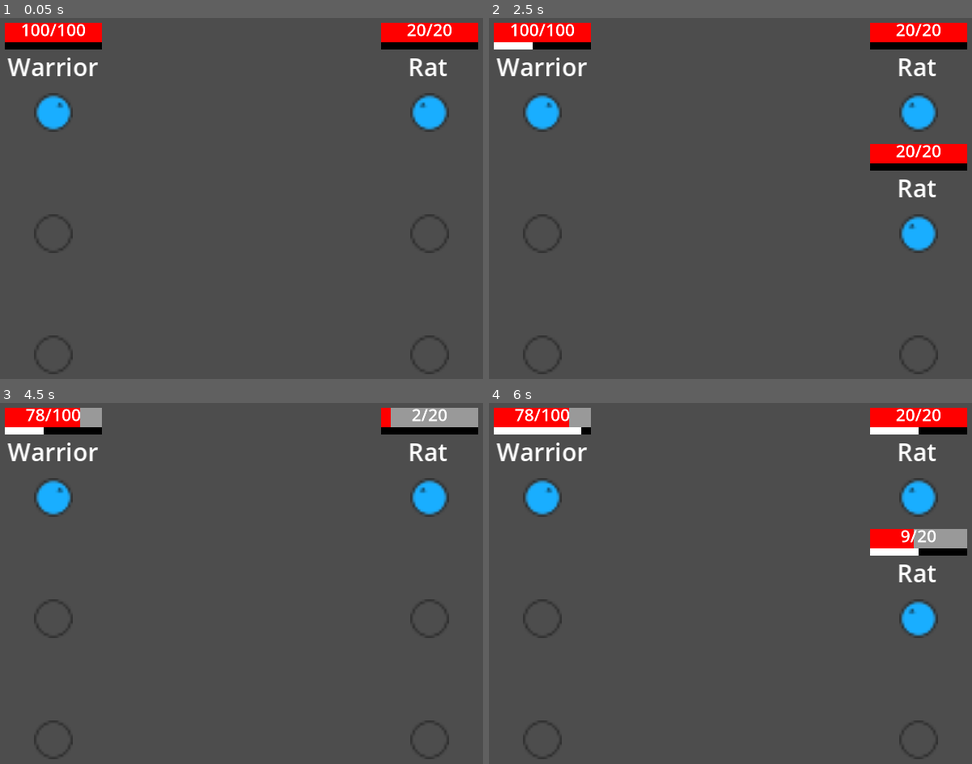
Above: before the commit, frames 1-4 (two rows, left to right).
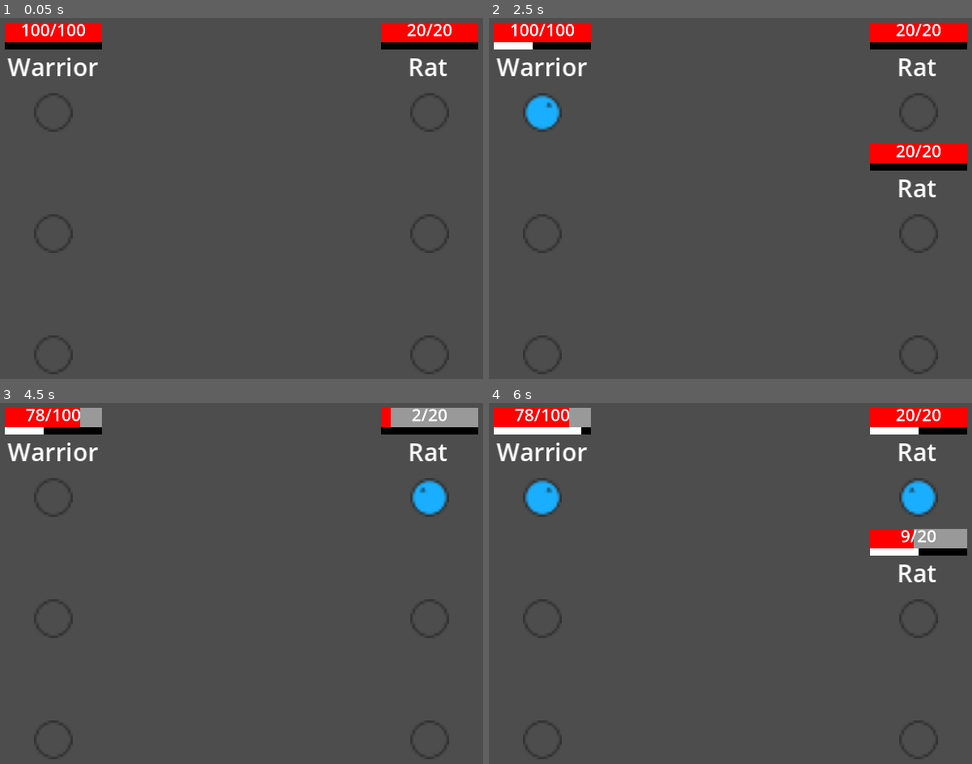
Above: after the commit, the same moments.

Repository: mathew-tran/simple-rpg
Game: Godot game, scene res://Levels/Main.tscn
Same seed, same stepped clock (60 frames per second), same inputs: the game is played once before the commit and once after it.
Inputs:
- Up to frame 1 (0.05 s): no input
- Up to frame 2 (2.5 s): no input
- Up to frame 3 (4.5 s): no input
- Up to frame 4 (6 s): no input

The runs differ from the first frame. In frame 1, 1.1% of the frame differs, in the area x 7-93%, y 21-32%; in frame 2, 1.1%; in frame 3, 0.6%; in frame 4, 0.6%.

Commit message:
show rough hit effect

Diff:
--- a/Prefabs/Unit.tscn
+++ b/Prefabs/Unit.tscn
@@ -94,4 +94,8 @@
 wait_time = 0.1
 autostart = true
 
+[node name="HitTimer" type="Timer" parent="."]
+wait_time = 0.1
+
 [connection signal="timeout" from="PollTimer" to="." method="_on_poll_timer_timeout"]
+[connection signal="timeout" from="HitTimer" to="." method="_on_hit_timer_timeout"]
--- a/Scripts/Unit.gd
+++ b/Scripts/Unit.gd
@@ -64,6 +64,8 @@
 func OnDamageTaken():
 	HealthBar.value = HealthComponent.GetHealth()
 	HealthLabel.text = str(HealthComponent.GetHealth()) + "/" + str(HealthComponent.GetMaxHealth())
+	$Sprite2D.visible = false
+	$HitTimer.start()
 
 func OnAbilityTimerTimeout():
 	if is_instance_valid(Abilities) == false:
@@ -74,3 +76,7 @@
 func _on_poll_timer_timeout():
 	AbilBar.max_value = AbilityTimer.wait_time
 	AbilBar.value = AbilityTimer.wait_time - AbilityTimer.time_left
+
+
+func _on_hit_timer_timeout():
+	$Sprite2D.visible = true
